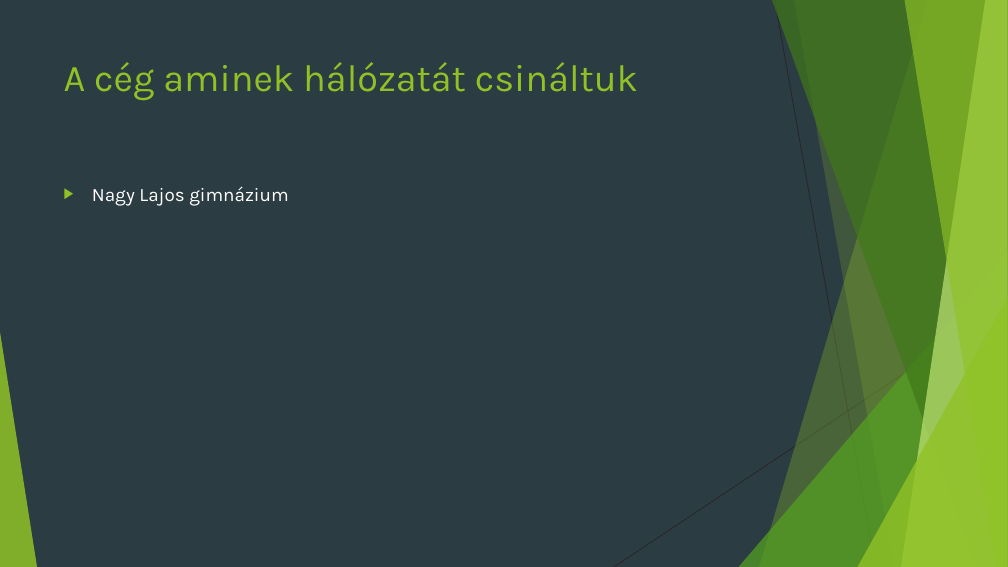
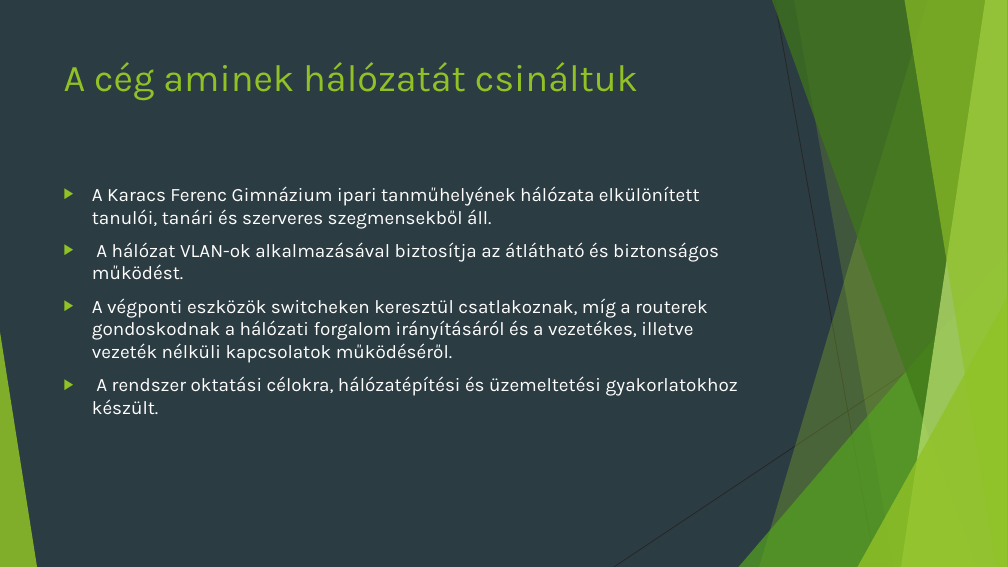
Before and after one commit to Sprint2sport2/projekt, a slide deck: slide 2 of Projekt Feladat (1).pptx. Drawn at 1008x567 pixels with LibreOffice and Linux fonts; fonts in the diff are those of the drawing. Boxes give left, top, right and bottom in pixels: in the first picture for what was removed or moved away, otherwise in the second. Text is boxed around its words. In the diff, an @@ line names an element or a change of style, - is before the commit and + after.

```diff
--- a/Projekt Feladat (1).pptx
+++ b/Projekt Feladat (1).pptx
@@ text at <box>92,186,738,414</box>: text changed @@
-▶ Nagy Lajos gimnázium
+▶ A Karacs Ferenc Gimnázium ipari tanműhelyének hálózata elkülönített tanulói, tanári és szerveres szegmensekből áll.
+▶ A hálózat VLAN-ok alkalmazásával biztosítja az átlátható és biztonságos működést.
+▶ A végponti eszközök switcheken keresztül csatlakoznak, míg a routerek gondoskodnak a hálózati forgalom irányításáról és a vezetékes, illetve vezeték nélküli kapcsolatok működéséről.
+▶ A rendszer oktatási célokra, hálózatépítési és üzemeltetési gyakorlatokhoz készült.
```
Also in this commit, not shown: 9 other slides changed, 2 slides added, 22 slides removed.
